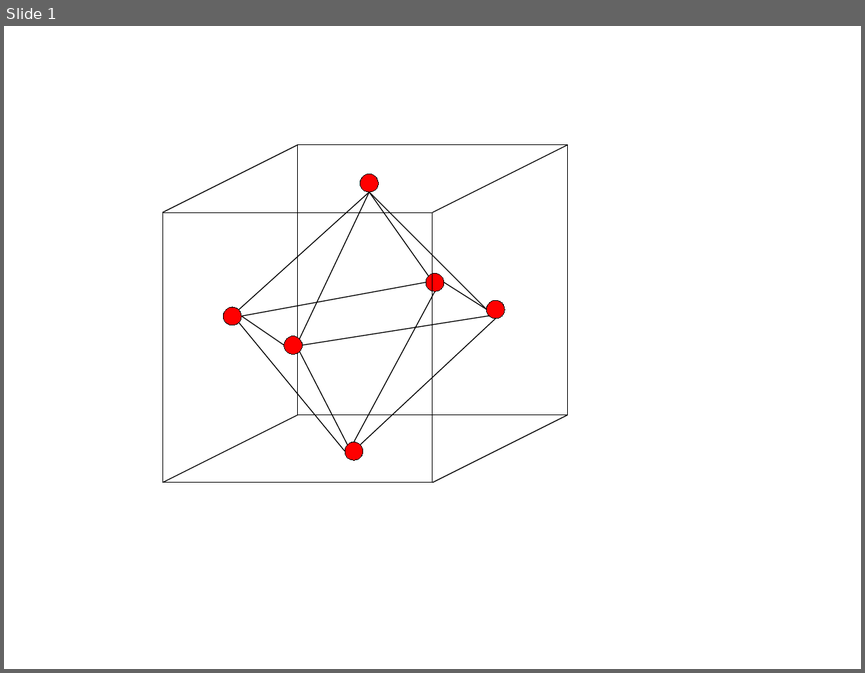
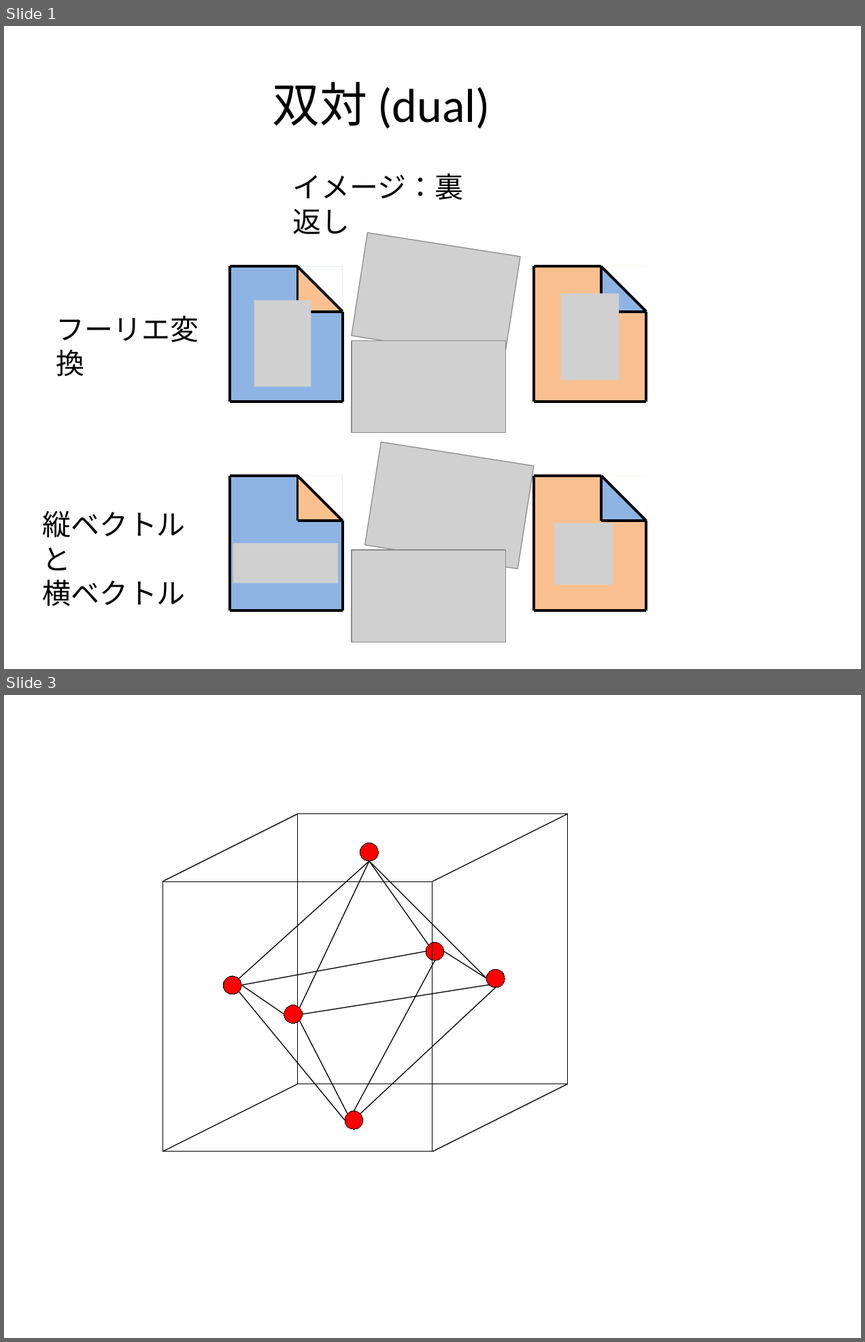
Before and after one commit to kaityo256/classical_mechanics, a slide deck: hamiltonian/fig/fig.pptx. Shown one above the other, each under a label of ours: slide 1 before the commit, slides 1 and 3 after it; the slides between them are not shown. The pictures are 865x673 and 865x1342 pixels, drawn with LibreOffice and Linux fonts; fonts in the diff are those of the drawing; grey boxes stand for pictures. Boxes give left, top, right and bottom in pixels: in the first picture for what was removed or moved away, otherwise in the second. Text is boxed around its words. In the diff, an @@ line names an element or a change of style, - is before the commit and + after.

```diff
--- a/hamiltonian/fig/fig.pptx
+++ b/hamiltonian/fig/fig.pptx
@@ slide 1 added at bbox=[4, 26, 861, 669], background #FFFFFF @@
@@ text added at bbox=[272, 82, 490, 129], 40 pt, text #000000 @@
+双対 (dual)
@@ text added at bbox=[292, 173, 463, 234], 24 pt, text #000000 @@
+イメージ：裏返し
@@ picture added at bbox=[351, 232, 520, 359] @@
@@ group added at bbox=[230, 267, 343, 401]: 7 lines, 2 right triangles, 1 rectangle @@
@@ group added at bbox=[534, 267, 646, 401]: 7 lines, 2 right triangles, 1 rectangle @@
@@ picture added at bbox=[254, 300, 311, 386] @@
@@ picture added at bbox=[561, 293, 619, 380] @@
@@ text added at bbox=[56, 315, 199, 376], 24 pt, text #000000 @@
+フーリエ変換
@@ picture added at bbox=[352, 340, 506, 432] @@
@@ picture added at bbox=[365, 441, 534, 569] @@
@@ group added at bbox=[230, 476, 343, 610]: 7 lines, 2 right triangles, 1 rectangle @@
@@ group added at bbox=[534, 476, 646, 610]: 7 lines, 2 right triangles, 1 rectangle @@
@@ text added at bbox=[43, 510, 186, 606], 24 pt, text #000000 @@
+縦ベクトルと
+横ベクトル
@@ picture added at bbox=[554, 523, 613, 585] @@
@@ picture added at bbox=[232, 543, 337, 582] @@
@@ picture added at bbox=[352, 550, 506, 641] @@
@@ what was slide 1 is now slide 3 @@
```
Also in this commit, not shown: 1 other slide added.
